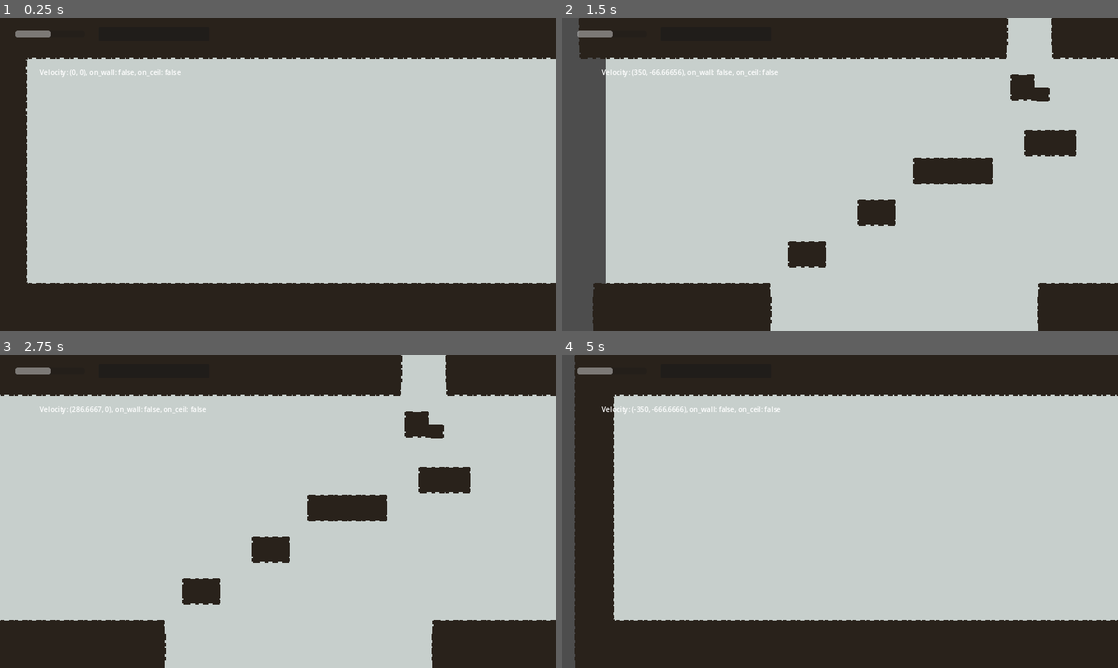
Above: before the commit, frames 1-4 (two rows, left to right).
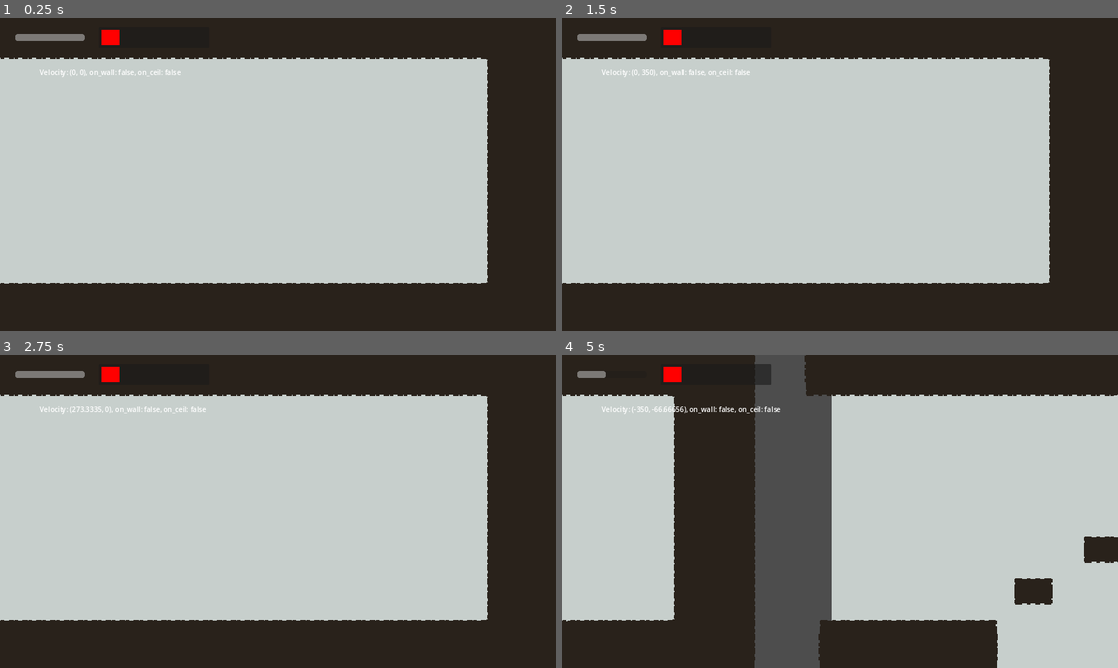
Above: after the commit, the same moments.

Repository: mnikn/Colorless-World
Game: Godot game, scene res://src/levels/level-manager.tscn
Two runs of this game, one before a commit and one after it. Both use one fixed random seed, a clock stepped at 60 frames per second and the inputs below.
Inputs:
- Up to frame 1 (0.25 s): no input
- Up to frame 2 (1.5 s): tap Enter at 0.5 s; hold Right (player_right) 0.53-1.28 s; tap 3 (player_select_blue, bound only after the commit) at 0.6 s; tap Space (player_jump) at 0.77 s; tap 2 (player_select_green, bound only after the commit) at 0.8, 1.35 s; hold Down (player_down) from 1.28 s (still down)
- Up to frame 3 (2.75 s): tap Space (player_jump) at 1.52 s; tap 1 (player_select_red, bound only after the commit) at 1.55, 2.1 s; release Down (player_down) at 2.03 s; hold Right (player_right) from 2.03 s (still down); tap 3 (player_select_blue, bound only after the commit) at 2.3 s
- Up to frame 4 (5 s): tap Space (player_jump) at 2.75, 3.02, 3.77, 4.52 s; release Right (player_right) at 2.78 s; hold Up (player_up) 2.78-3.53 s; tap K (player_dash) at 2.85 s; tap 2 (player_select_green, bound only after the commit) at 3.05, 4.35 s; hold Left (player_left) from 3.53 s (still down); tap 3 (player_select_blue, bound only after the commit) at 3.6, 4.55 s; tap 1 (player_select_red, bound only after the commit) at 3.8 s

The runs differ from the first frame. In frame 1, 13% of the frame differs, in the area x 0-100%, y 3-85%; in frame 2, 28%; in frame 3, 21%; in frame 4, 35%, in the area x 0-100%, y 0-100%.
Error in both runs: Cannot call method 'get_size' on a null value. (res://src/components/aseprite_animation_sprite.gd:44)

Commit message:
feat: update change color

Diff:
--- a/project.godot
+++ b/project.godot
@@ -68,6 +68,21 @@
 "events": [Object(InputEventKey,"resource_local_to_scene":false,"resource_name":"","device":-1,"window_id":0,"alt_pressed":false,"shift_pressed":false,"ctrl_pressed":false,"meta_pressed":false,"pressed":false,"keycode":0,"physical_keycode":75,"key_label":0,"unicode":107,"echo":false,"script":null)
 ]
 }
+player_select_red={
+"deadzone": 0.5,
+"events": [Object(InputEventKey,"resource_local_to_scene":false,"resource_name":"","device":-1,"window_id":0,"alt_pressed":false,"shift_pressed":false,"ctrl_pressed":false,"meta_pressed":false,"pressed":false,"keycode":0,"physical_keycode":49,"key_label":0,"unicode":49,"echo":false,"script":null)
+]
+}
+player_select_green={
+"deadzone": 0.5,
+"events": [Object(InputEventKey,"resource_local_to_scene":false,"resource_name":"","device":-1,"window_id":0,"alt_pressed":false,"shift_pressed":false,"ctrl_pressed":false,"meta_pressed":false,"pressed":false,"keycode":0,"physical_keycode":50,"key_label":0,"unicode":50,"echo":false,"script":null)
+]
+}
+player_select_blue={
+"deadzone": 0.5,
+"events": [Object(InputEventKey,"resource_local_to_scene":false,"resource_name":"","device":-1,"window_id":0,"alt_pressed":false,"shift_pressed":false,"ctrl_pressed":false,"meta_pressed":false,"pressed":false,"keycode":0,"physical_keycode":51,"key_label":0,"unicode":51,"echo":false,"script":null)
+]
+}
 
 [layer_names]
 
--- a/src/components/character/state_manager/base_state.gd
+++ b/src/components/character/state_manager/base_state.gd
@@ -9,9 +9,13 @@
 		self.on_enter(null)
 
 func _process(_delta):
+	self.static_do_process(_delta)
 	if not self.enabled:
 		return
 	self.do_process(_delta)
+
+func static_do_process(_delta):
+	pass
 
 func on_enter(_prev_state):
 	pass
--- a/src/components/character/state_manager/player/move.gd
+++ b/src/components/character/state_manager/player/move.gd
@@ -25,9 +25,17 @@
 var dash_timer = 0.0
 var dash_cooldown_timer = 0.0
 var dash_direction = Vector2.ZERO
+var initial_move_param = {}
 
 var jump_start_velocity = 0
 var is_jumping = false
+
+func _ready():
+	self.initial_move_param = {
+		"DASH_SPEED": DASH_SPEED,
+		"DASH_DURATION": DASH_DURATION,
+		"DASH_COOLDOWN": DASH_COOLDOWN
+	}
 
 func approach(current, target, step):
 	if current < target:
@@ -94,18 +102,16 @@
 
 	self.host.velocity = velocity
 	self.host.move_and_slide()
-	dash_cooldown_timer = max(0.0, dash_cooldown_timer - delta)
 
-func _on_Area2D_body_entered(body):
-	is_on_ground = true
-
-func _on_Area2D_body_exited(body):
-	is_on_ground = false
+func static_do_process(delta):
+	if self.host.is_on_floor():
+		self.dash_cooldown_timer = max(0.0, dash_cooldown_timer - delta)
 
 func can_enter_state() -> bool:
 	return (
 		self.host.velocity != Vector2.ZERO or
 		not self.host.is_on_floor() or
+#		self.dash_cooldown_timer > 0 or
 		Input.get_axis("player_left", "player_right") != 0 or
 		Input.get_action_strength("player_jump") != 0 or
 		Input.get_action_strength("player_dash") != 0)
--- a/src/levels/level-2.tscn
+++ b/src/levels/level-2.tscn
@@ -13,7 +13,7 @@
 [node name="Level2" instance=ExtResource("1_q7fy2")]
 
 [node name="Map" parent="." index="1"]
-layer_0/tile_data = PackedInt32Array(1245195, 196608, 1, 124 …(4774 unchanged characters)…  131072, 1, 917523, 131072, 3, 851988, 196608, 1, 917524, 196608, 3, 917522, 65536, 3, 720918, 65536, 3, 720919, 131072, 3, 720920, 131072, 3, 655384, 131072, 1, 655383, 131072, 1, 655382, 65536, 1, 655385, 131072, 1, 655386, 131072, 1, 720923, 196608, 3, 720921, 131072, 3, 720922, 131072, 3, 655387, 196608, 1, 262174, 196608, 1, 327710, 131072, 3, 327711, 196608, 5, 262173, 65536, 1, 327709, 65536, 3, 524318, 65536, 1, 524319, 131072, 1, 524320, 131072, 1, 524321, 196608, 1, 589857, 196608, 3, 589854, 65536, 3, 589855, 131072, 3, 589856, 131072, 3)
+layer_0/tile_data = PackedInt32Array(1245195, 196608, 1, 124 …(4774 unchanged characters)…  131072, 1, 917523, 131072, 3, 851988, 131072, 1, 917524, 131072, 3, 917522, 65536, 3, 1114141, 196608, 1, 1114140, 65536, 1, 851989, 131072, 1, 851990, 131072, 1, 851991, 131072, 1, 851992, 131072, 1, 851993, 196608, 1, 917529, 196608, 3, 917528, 131072, 3, 917525, 131072, 3, 917526, 131072, 3, 917527, 131072, 3, 1179676, 65536, 3, 1179677, 131072, 3, 1179678, 196608, 5, 720924, 65536, 1, 786460, 65536, 3, 720925, 131072, 1, 720926, 196608, 1, 786461, 131072, 3, 786462, 196608, 3, 524322, 65536, 1, 524323, 196608, 1, 589858, 131072, 3, 589857, 65536, 5, 589859, 196608, 3, 393243, 65536, 1, 458780, 131072, 3, 458779, 65536, 3, 458781, 196608, 5, 393244, 196608, 1)
 
 [node name="Exit" parent="Exits" index="0" instance=ExtResource("2_cac7p")]
 target_scene = "res://src/levels/level-3.tscn"
--- a/src/levels/level-3.tscn
+++ b/src/levels/level-3.tscn
@@ -1,7 +1,13 @@
-[gd_scene load_steps=3 format=3 uid="uid://bdrgff0hwq58x"]
+[gd_scene load_steps=6 format=3 uid="uid://bdrgff0hwq58x"]
 
 [ext_resource type="PackedScene" uid="uid://d2nqcstvyp7hf" path="res://src/levels/base-level.tscn" id="1_b5dkl"]
 [ext_resource type="PackedScene" uid="uid://43akdcvpttks" path="res://src/levels/components/exit.tscn" id="2_1wuge"]
+[ext_resource type="PackedScene" uid="uid://pabca4opfl2p" path="res://src/components/aseprite_animation_sprite.tscn" id="3_3oqsr"]
+[ext_resource type="Shader" path="res://src/levels/grayscale.gdshader" id="4_x8eji"]
+
+[sub_resource type="ShaderMaterial" id="ShaderMaterial_sf6d4"]
+shader = ExtResource("4_x8eji")
+shader_parameter/filter_coff = Vector3(0, 1, 1)
 
 [node name="Level3" instance=ExtResource("1_b5dkl")]
 
@@ -12,3 +18,17 @@
 position = Vector2(-1284, 0)
 target_scene = "res://src/levels/level-2.tscn"
 direction = "left"
+
+[node name="InitialCharacterPos" parent="." index="4"]
+position = Vector2(52, 555)
+
+[node name="Enemy" parent="." index="5" instance=ExtResource("3_3oqsr")]
+material = SubResource("ShaderMaterial_sf6d4")
+position = Vector2(944, 583)
+scale = Vector2(3, 3)
+flip_h = true
+animation_file = "res://assets/character/horz-idle.json"
+
+[node name="Mask" type="CanvasModulate" parent="." index="6"]
+position = Vector2(944, 583)
+scale = Vector2(3, 3)
--- a/src/levels/level-manager.gd
+++ b/src/levels/level-manager.gd
@@ -1,10 +1,16 @@
 extends Node2D
 
+const intial_scene = "res://src/levels/level-3.tscn"
+var changing_color = false
 
 func _ready():
 #	self.tween_color_filter(Vector3(1.0,1.0,1.0),0.0)
-	self.tween_color_filter(Vector3(0.0,0.0,0.0),0.0)
+#	self.tween_color_filter(Vector3(0.0,0.0,0.0),0.0)
 	$Character.set_state("idle")
+	$UI/HBoxContainer/DashBar.max_value = $Character.get_node("StateManager/Move").DASH_COOLDOWN
+	$UI/HBoxContainer/DashBar.value = $Character.get_node("StateManager/Move").DASH_COOLDOWN - $Character.get_node("StateManager/Move").dash_cooldown_timer
+	$LevelContainer.add_child(ResourceManager.load_scene(intial_scene).instantiate())
+
 	$Character.position = $LevelContainer.get_children()[0].get_node("InitialCharacterPos").position
 	for node in $LevelContainer.get_children():
 		node.connect("on_exit_entered", func (target_scene_path, area_node):
@@ -13,9 +19,12 @@
 		node.connect("on_dead_entered", func ():
 			self.call_deferred("on_dead"))
 
-func tween_color_filter(target_val, duration = 2.0):
+func tween_color_filter(target_val, duration = 0.5):
 	var tween = self.create_tween()
 	var prev_val = self.material.get_shader_parameter("filter_coff")
+	tween.set_parallel(true)
+	tween.set_ease(Tween.EASE_OUT)
+	tween.set_trans(Tween.TRANS_CUBIC)
 	tween.tween_method(func(val):
 		self.material.set_shader_parameter("filter_coff", val),
 		prev_val,
@@ -23,11 +32,44 @@
 		duration)
 
 func _process(delta):
+	$UI/HBoxContainer/DashBar.max_value = $Character.get_node("StateManager/Move").DASH_COOLDOWN
+	$UI/HBoxContainer/DashBar.value = $Character.get_node("StateManager/Move").DASH_COOLDOWN - $Character.get_node("StateManager/Move").dash_cooldown_timer
 	$UI/DebugLabel.text = "Velocity: %s, on_wall: %s, on_ceil: %s" % [
 		str($Character.velocity),
 		str($Character.is_on_wall()),
 		str($Character.is_on_ceiling()),
 	]
+
+func _input(event):
+	if changing_color:
+		return
+
+	if Input.is_action_just_pressed("player_select_red"):
+		self.changing_color = true
+		await self.tween_color_filter(Vector3(0,1,1))
+		self.character_recover()
+		$Character/StateManager/Move.DASH_DURATION *= 3
+		self.changing_color = false
+	elif Input.is_action_just_pressed("player_select_green"):
+		self.changing_color = true
+		await self.tween_color_filter(Vector3(1,0,1))
+		self.character_recover()
+		$Character/StateManager/Move.DASH_COOLDOWN *= 0.5
+		self.changing_color = false
+	elif Input.is_action_just_pressed("player_select_blue"):
+		self.changing_color = true
+		await self.tween_color_filter(Vector3(1,1,0))
+		self.character_recover()
+		$Character/StateManager/Move.DASH_SPEED *= 3
+		$Character/StateManager/Move.DASH_DURATION *= 0.05
+		$Character/StateManager/Move.DASH_COOLDOWN *= 2
+		self.changing_color = false
+
+
+func character_recover():
+	$Character/StateManager/Move.DASH_DURATION = $Character/StateManager/Move.initial_move_param.DASH_DURATION
+	$Character/StateManager/Move.DASH_SPEED = $Character/StateManager/Move.initial_move_param.DASH_SPEED
+	$Character/StateManager/Move.DASH_COOLDOWN = $Character/StateManager/Move.initial_move_param.DASH_COOLDOWN
 
 func switch_level(target_scene_path, area_node):
 	var current_level = $LevelContainer.get_children()[0]
--- a/src/levels/level-manager.tscn
+++ b/src/levels/level-manager.tscn
@@ -1,8 +1,7 @@
-[gd_scene load_steps=8 format=3 uid="uid://bdyx1xl71wa3w"]
+[gd_scene load_steps=7 format=3 uid="uid://bdyx1xl71wa3w"]
 
 [ext_resource type="Shader" path="res://src/levels/grayscale.gdshader" id="1_a8mj0"]
 [ext_resource type="Script" path="res://src/levels/level-manager.gd" id="1_kp6my"]
-[ext_resource type="PackedScene" uid="uid://c552nib51gui4" path="res://src/levels/level-1.tscn" id="2_e6wab"]
 [ext_resource type="PackedScene" uid="uid://bshv6o728m7iu" path="res://src/components/character/character.tscn" id="2_hk1xs"]
 [ext_resource type="Script" path="res://src/components/character/state_manager/player/idle.gd" id="4_ay7lg"]
 [ext_resource type="Script" path="res://src/components/character/state_manager/player/move.gd" id="5_ss783"]
@@ -16,9 +15,6 @@
 script = ExtResource("1_kp6my")
 
 [node name="LevelContainer" type="Node2D" parent="."]
-use_parent_material = true
-
-[node name="Level1" parent="LevelContainer" instance=ExtResource("2_e6wab")]
 use_parent_material = true
 
 [node name="Character" parent="." instance=ExtResource("2_hk1xs")]
@@ -42,9 +38,10 @@
 MIN_JUMP_FORCE = -200
 MAX_JUMP_FORCE = -700
 JUMP_ACCELERATION = 500
-AIR_ACCELERATION = 2500
-DASH_SPEED = Vector2(1000, 600)
+AIR_ACCELERATION = 2700
+DASH_SPEED = Vector2(1000, 500)
 DASH_DURATION = 0.05
+DASH_COOLDOWN = 0.5
 GROUND_FRICTION = 3800
 
 [node name="UI" type="CanvasLayer" parent="."]
@@ -53,20 +50,40 @@
 offset_left = 35.0
 offset_top = 21.0
 offset_right = 482.0
-offset_bottom = 53.0
+offset_bottom = 69.0
 theme_override_constants/separation = 32
 
-[node name="ColorRect" type="ProgressBar" parent="UI/HBoxContainer"]
+[node name="DashBar" type="ProgressBar" parent="UI/HBoxContainer"]
 custom_minimum_size = Vector2(160, 16)
 layout_mode = 2
 size_flags_vertical = 4
-step = 1.0
-value = 50.0
+max_value = 1.0
+value = 1.0
 show_percentage = false
 
 [node name="Panel" type="Panel" parent="UI/HBoxContainer"]
 layout_mode = 2
 size_flags_horizontal = 3
+
+[node name="MarginContainer" type="MarginContainer" parent="UI/HBoxContainer/Panel"]
+layout_mode = 1
+anchors_preset = 15
+anchor_right = 1.0
+anchor_bottom = 1.0
+grow_horizontal = 2
+grow_vertical = 2
+theme_override_constants/margin_left = 6
+theme_override_constants/margin_top = 6
+theme_override_constants/margin_right = 6
+theme_override_constants/margin_bottom = 6
+
+[node name="HBoxContainer" type="HBoxContainer" parent="UI/HBoxContainer/Panel/MarginContainer"]
+layout_mode = 2
+
+[node name="ColorRect" type="ColorRect" parent="UI/HBoxContainer/Panel/MarginContainer/HBoxContainer"]
+custom_minimum_size = Vector2(42, 0)
+layout_mode = 2
+color = Color(1, 0, 0, 1)
 
 [node name="DebugLabel" type="Label" parent="UI"]
 offset_left = 91.0
